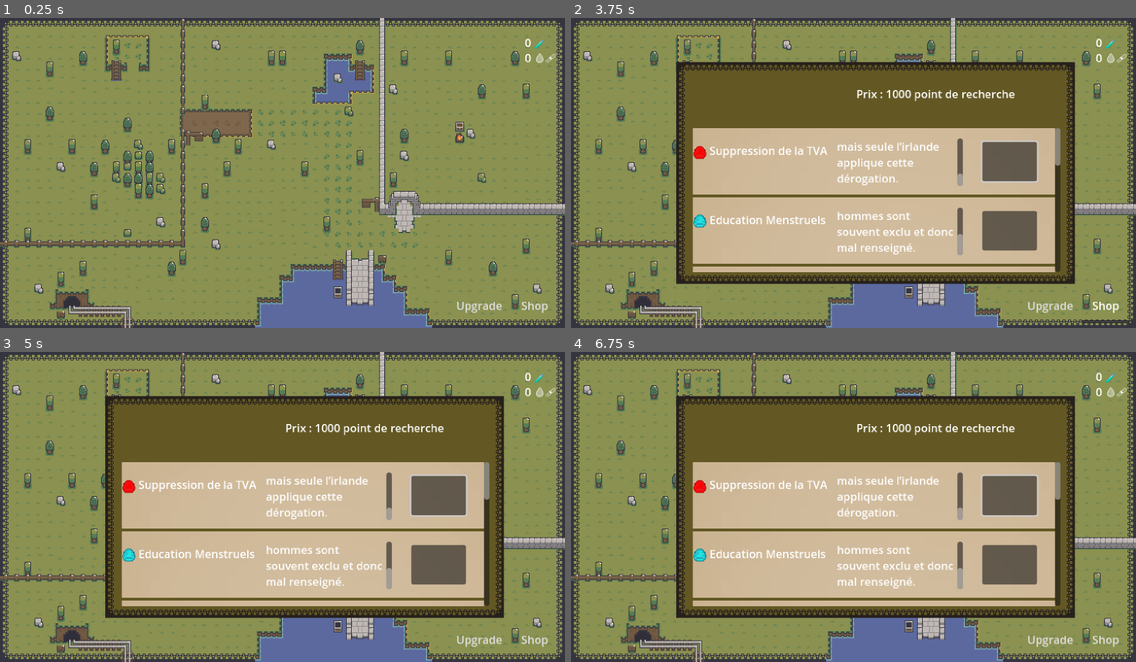
Above: before the commit, frames 1-4 (two rows, left to right).
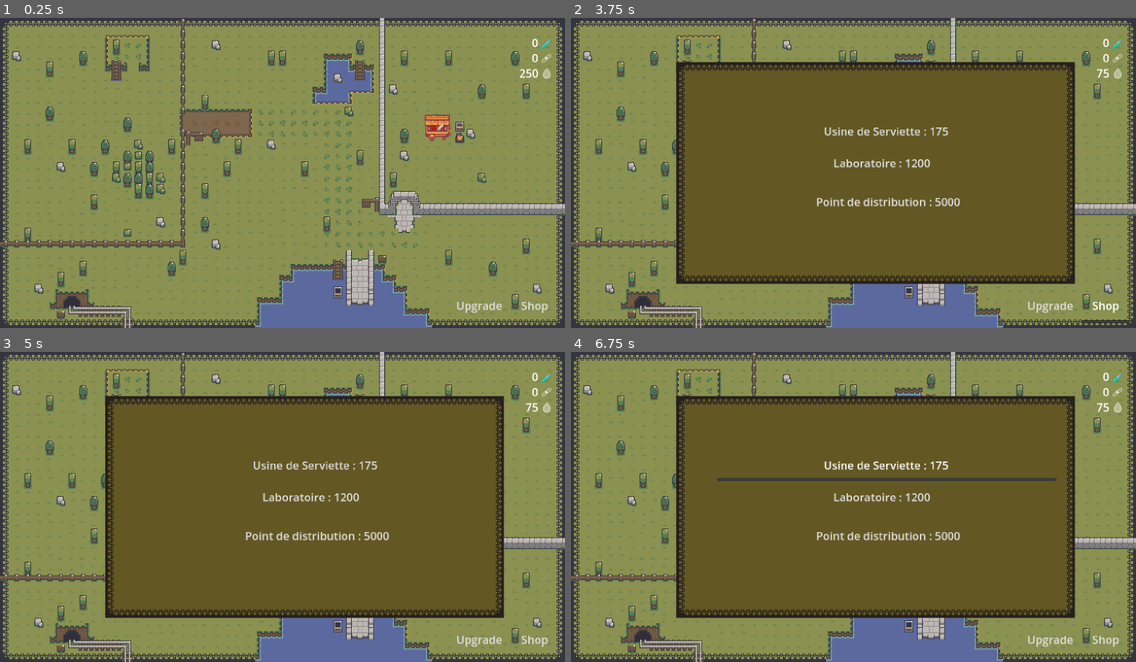
Above: after the commit, the same moments.

Repository: AntoineCuinet/game-reglex
Game: Godot game, scene res://scenes/game.tscn
Same seed, same stepped clock (60 frames per second), same inputs: the game is played once before the commit and once after it.
Inputs (mouse positions are in pixels of both pictures, inside the frame that each line leads up to):
- Up to frame 1 (0.25 s): no input
- Up to frame 2 (3.75 s): click "Shop" at 0.5 s; click (1011, 126) at 1.27 s; click "Upgrade" at 2 s; click (1011, 160) at 2.77 s; click "Shop" at 3.5 s
- Up to frame 3 (5 s): click "Laboratoire : ??" (after the commit: "Laboratoire : 1200") at 4.25 s
- Up to frame 4 (6.75 s): click (887, 463) at 5 s, where only the run after the commit has a clickable "Usine de Serviette : 175"; click (887, 534) at 5.75 s, where only the run after the commit has a clickable "Point de distribution : 5000"; click (1011, 460) at 6.52 s

The runs differ from the first frame. In frame 1, 0.6% of the frame differs, in the area x 75-99%, y 6-40%; in frame 2, 30%; in frame 3, 30%; in frame 4, 30%, in the area x 21-99%, y 6-83%.

Commit message:
feat: banger?

Diff:
--- a/reglex/scenes/Metrics.tscn
+++ b/reglex/scenes/Metrics.tscn
@@ -13,15 +13,28 @@
 
 [node name="PR" type="Label" parent="."]
 layout_mode = 0
+offset_left = -34.0
 offset_right = 40.0
 offset_bottom = 23.0
 text = "PR
 "
+horizontal_alignment = 2
 
 [node name="PM" type="Label" parent="."]
 layout_mode = 0
+offset_left = -34.0
 offset_top = 22.0
 offset_right = 40.0
 offset_bottom = 45.0
 text = "PM
 "
+horizontal_alignment = 2
+
+[node name="Blood" type="Label" parent="."]
+layout_mode = 0
+offset_left = -32.0
+offset_top = 44.0
+offset_right = 40.0
+offset_bottom = 67.0
+text = "B"
+horizontal_alignment = 2
--- a/reglex/scenes/PointDistribution.tscn
+++ b/reglex/scenes/PointDistribution.tscn
@@ -691,15 +691,17 @@
 [node name="PointDistribution" type="Node2D"]
 
 [node name="TextureButton" type="TextureButton" parent="."]
-offset_left = 2.0
-offset_top = 3.0
-offset_right = 57.0
-offset_bottom = 52.0
+offset_right = 55.0
+offset_bottom = 39.0
 script = ExtResource("2_wauvo")
 
 [node name="TileMapLayer" type="TileMapLayer" parent="."]
+position = Vector2(-9, -9)
 scale = Vector2(1.2, 1.2)
 tile_map_data = PackedByteArray(0, 0, 1, 0, 1, 0, 0, 0, 6, 0, 10, 0, 0, 0)
 tile_set = SubResource("TileSet_p386b")
 
+[node name="Timer" type="Timer" parent="."]
+
 [connection signal="pressed" from="TextureButton" to="TextureButton" method="_on_pressed"]
+[connection signal="timeout" from="Timer" to="TextureButton" method="_on_timer_timeout"]
--- a/reglex/scenes/game.tscn
+++ b/reglex/scenes/game.tscn
@@ -11,11 +11,12 @@
 [ext_resource type="Texture2D" uid="uid://krr8f3dw5vdp" path="res://assets/sprites/forest_/forest_ [bridgeHorizontal].png" id="7_lbw48"]
 [ext_resource type="Texture2D" uid="uid://drxnba2e8bfqb" path="res://assets/sprites/forest_/forest_ [bridgeAnimatedTiles].png" id="8_vxloj"]
 [ext_resource type="Texture2D" uid="uid://bt2iorjgh73ki" path="res://assets/sprites/factory_/railway_.png" id="10_aimvr"]
-[ext_resource type="PackedScene" uid="uid://bxqfatnk15vre" path="res://scenes/shop_menu.tscn" id="11_10unv"]
+[ext_resource type="PackedScene" uid="uid://di1m4r131r25p" path="res://scenes/shop_menu.tscn" id="11_10unv"]
 [ext_resource type="Script" path="res://scripts/shop_menu.gd" id="11_lki7h"]
 [ext_resource type="Texture2D" uid="uid://crkxytk4h3s4v" path="res://assets/sprites/factory_/dungeonDecoration_0 [blueCarpet].png" id="11_pjje2"]
-[ext_resource type="PackedScene" uid="uid://buaanp03882rb" path="res://scenes/upgrade_distribution_menu.tscn" id="14_qijth"]
-[ext_resource type="PackedScene" uid="uid://dpue31ls74q5q" path="res://scenes/Metrics.tscn" id="15_2xmwv"]
+[ext_resource type="PackedScene" uid="uid://cc4jdmpixe6so" path="res://scenes/PointDistribution.tscn" id="13_plcfw"]
+[ext_resource type="PackedScene" uid="uid://badde4gpaeo1l" path="res://scenes/upgrade_distribution_menu.tscn" id="14_qijth"]
+[ext_resource type="PackedScene" uid="uid://cgb7aqx2oy734" path="res://scenes/Metrics.tscn" id="15_2xmwv"]
 
 [sub_resource type="TileSetAtlasSource" id="TileSetAtlasSource_q7o6i"]
 texture = ExtResource("2_kxg1t")
@@ -1411,6 +1412,9 @@
 script = SubResource("GDScript_sd4oy")
 correction = Vector2(1, 1)
 
+[node name="PointDistribution" parent="." instance=ExtResource("13_plcfw")]
+position = Vector2(205, -85)
+
 [node name="MenuButton" type="MenuButton" parent="."]
 offset_left = 330.0
 offset_top = 170.0
--- a/reglex/scenes/shop_menu.tscn
+++ b/reglex/scenes/shop_menu.tscn
@@ -148,6 +148,7 @@
 sources/1 = SubResource("TileSetAtlasSource_wtlhm")
 
 [node name="ShopMenu" type="Control"]
+z_index = 10
 layout_mode = 3
 anchors_preset = 15
 anchor_right = 1.0
@@ -175,19 +176,28 @@
 
 [node name="MenuButton1" type="MenuButton" parent="."]
 layout_mode = 0
-offset_left = -200.0
-offset_top = -123.0
-offset_right = 284.0
-offset_bottom = -92.0
-text = "Laboratoire : ??"
+offset_left = -201.0
+offset_top = -30.0
+offset_right = 283.0
+offset_bottom = 1.0
+text = "Laboratoire : 1200"
 
 [node name="BtnUsineServiette" type="MenuButton" parent="."]
 layout_mode = 0
-offset_left = -209.0
-offset_top = -70.0
-offset_right = 281.0
-offset_bottom = -33.0
-text = "Usine de Serviette : ??"
+offset_left = -197.0
+offset_top = -79.0
+offset_right = 293.0
+offset_bottom = -42.0
+text = "Usine de Serviette : 175"
+
+[node name="BtnDistrib" type="MenuButton" parent="."]
+layout_mode = 0
+offset_left = -58.0
+offset_top = 26.0
+offset_right = 159.0
+offset_bottom = 57.0
+text = "Point de distribution : 5000"
 
 [connection signal="pressed" from="MenuButton1" to="." method="_on_menu_button_pressed" binds= ["Laboratoire"]]
 [connection signal="pressed" from="BtnUsineServiette" to="." method="_on_menu_button_pressed" binds= ["Serviette"]]
+[connection signal="pressed" from="BtnDistrib" to="." method="_on_menu_button_pressed" binds= ["Distribution"]]
--- a/reglex/scenes/upgrade_distribution_menu.tscn
+++ b/reglex/scenes/upgrade_distribution_menu.tscn
@@ -157,6 +157,7 @@
 [sub_resource type="Theme" id="Theme_dbjjw"]
 
 [node name="UpgradeDistributionMenu" type="Control"]
+z_index = 6
 layout_mode = 3
 anchors_preset = 15
 anchor_right = 1.0
--- a/reglex/scripts/buy_upgrade.gd
+++ b/reglex/scripts/buy_upgrade.gd
@@ -12,7 +12,7 @@
 func _process(delta: float) -> void:
 	var my_label = $TileMapLayer/Prix
 	my_label.text = "Prix : " + str(prices[index]) + " point de recherche"
-	print(index);
+
 
 
 func _on_upgrade_pressed() -> void:
--- a/reglex/scripts/game_manager.gd
+++ b/reglex/scripts/game_manager.gd
@@ -4,6 +4,7 @@
 
 var LABS = preload("res://scenes/lab.tscn");
 var FACTORIES = preload("res://scenes/factory.tscn");
+var DISTRIBUTIONS = preload("res://scenes/PointDistribution.tscn")
 var ShopMenu = null;
 var UpgradeMenu = null;
 var Metrics = null;
@@ -12,8 +13,8 @@
 var research_points: int = 0
 var satisfaction: int = 0
 var produits_menstruels: int = 0
-var blood: int = 0
-var perf: int = 0
+var blood: int = 250
+var perf: int = 1
 
 var selected_building: String = "";
 
@@ -26,33 +27,39 @@
 func add_research_points(points: int) -> void:
 	research_points += points
 	Metrics.update_research_points(research_points)
-	print(research_points)
 
 func get_research_points() -> int:
 	return research_points
 
 func remove_research_points(amount) -> void:
 	research_points -= amount
+	Metrics.update_research_points(research_points)
 
 func add_produits_menstruels(type, amount):
 	match type:
 		FactoryType.Type.SERVIETTE:
-			produits_menstruels += amount * 1
+			produits_menstruels += amount * 5
+	Metrics.update_produits_menstruels(produits_menstruels)
 
 func get_produits_menstruels() -> int:
 	return produits_menstruels
 
 func remove_produits_menstruels(amount) -> void:
 	produits_menstruels -= amount
+	Metrics.update_produits_menstruels(produits_menstruels)
+
 
 func add_blood(amount: int) -> void:
 	blood += amount
+	Metrics.update_blood(blood)
+
 
 func get_blood() -> int:
 	return blood
 
 func remove_blood(amount) -> void:
 	blood -= amount
+	Metrics.update_blood(blood)
 
 func get_cell_coord(coord: Vector2) -> Vector2i:
 	var zoom: Vector2 = get_parent().get_node("Camera").zoom
@@ -79,6 +86,7 @@
 	Metrics = get_parent().get_node("Metrics")
 	Metrics.update_produits_menstruels(0)
 	Metrics.update_research_points(0)
+	Metrics.update_blood(blood)
 
 #TODO: récuperer le click et appeler cette fonction
 func place_building(click_position: Vector2) -> void:
@@ -87,11 +95,12 @@
 	var node = null
 	match selected_building:
 		"Laboratoire":
-			print("PASS")
 			node = LABS.instantiate()
 		"Serviette":
 			node = FACTORIES.instantiate()
 			node.set_up(FactoryType.Type.SERVIETTE)
+		"Distribution":
+			node = DISTRIBUTIONS.instantiate()
 		_:
 			return
 	get_parent().add_child(node)
--- a/reglex/scripts/metrics.gd
+++ b/reglex/scripts/metrics.gd
@@ -5,4 +5,7 @@
 
 
 func update_produits_menstruels(produits_menstruels):
-	$PM.text = str(produits_menstruels) + " 🩸🩹"
+	$PM.text = str(produits_menstruels) + " 🩹"
+
+func update_blood(blood):
+	$Blood.text = str(blood) + " 🩸"
--- a/reglex/scripts/shop_menu.gd
+++ b/reglex/scripts/shop_menu.gd
@@ -1,6 +1,14 @@
 extends Control
+
+var prices = {
+	"Serviette": 175,
+	"Laboratoire": 1200,
+	"Distribution": 5000
+}
 
 func _on_menu_button_pressed(extra_arg_0: String) -> void:
 	var game_manager = get_parent().get_node("GameManager")
-	game_manager.set_selected_building(extra_arg_0)
-	visible = false
+	if game_manager.get_blood() >= prices[extra_arg_0]:
+		game_manager.set_selected_building(extra_arg_0)
+		game_manager.remove_blood(prices[extra_arg_0])
+		visible = false
--- a/reglex/scripts/texture_button.gd
+++ b/reglex/scripts/texture_button.gd
@@ -3,6 +3,7 @@
 const MAX_STOCK = 64;
 var stock : int;
 var game_manager = null;
+var timer;
 
 
 
@@ -10,17 +11,12 @@
 func _ready() -> void:
 	game_manager = get_parent().get_parent().get_node("GameManager");
 	stock = 0;
+	timer = get_parent().get_node("Timer");
+	timer.wait_time = 1
+	timer.start()
 
 
 
-
-# Called every frame. 'delta' is the elapsed time since the previous frame.
-func _process(delta: float) -> void:
-	if (stock > 0):
-		stock -= 5 * game_manager.getPerf()
-		game_manager.add_blood(5 * game_manager.getPerf())
-	elif stock < 0:
-		stock = 0
 
 func _on_pressed() -> void:
 	var buff: int = get_parent().get_parent().get_node("GameManager").get_produits_menstruels()
@@ -30,4 +26,11 @@
 	else	:
 		get_parent().get_parent().get_node("GameManager").remove_produits_menstruels(MAX_STOCK)
 		stock += MAX_STOCK
-	print(stock)
+
+
+func _on_timer_timeout() -> void:
+	if (stock > 0):
+		stock -= 5
+		game_manager.add_blood(25 * game_manager.getPerf())
+	elif stock < 0:
+		stock = 0
Not shown: 1 places in reglex/scenes/Metrics.tscn that only renumber resources
Not shown: 1 places in reglex/scenes/PointDistribution.tscn that only renumber resources
Not shown: 1 places in reglex/scenes/factory.tscn that only renumber resources
Not shown: 1 places in reglex/scenes/game.tscn that only renumber resources
Not shown: 1 places in reglex/scenes/lab.tscn that only renumber resources
Not shown: 1 places in reglex/scenes/shop_menu.tscn that only renumber resources
